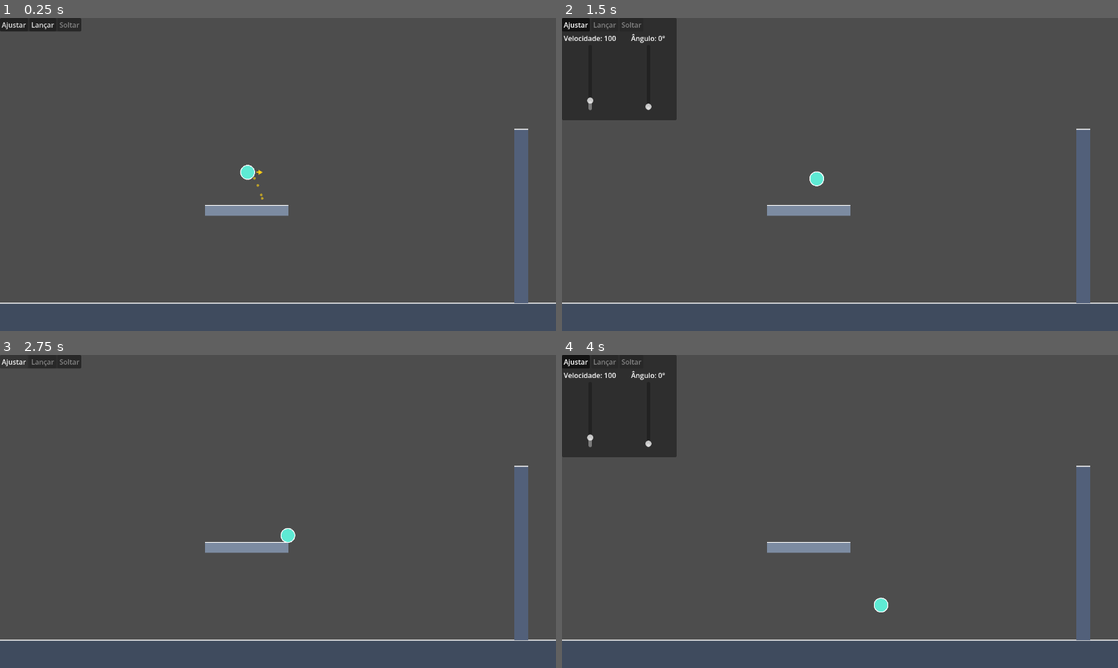
Above: before the commit, frames 1-4 (two rows, left to right).
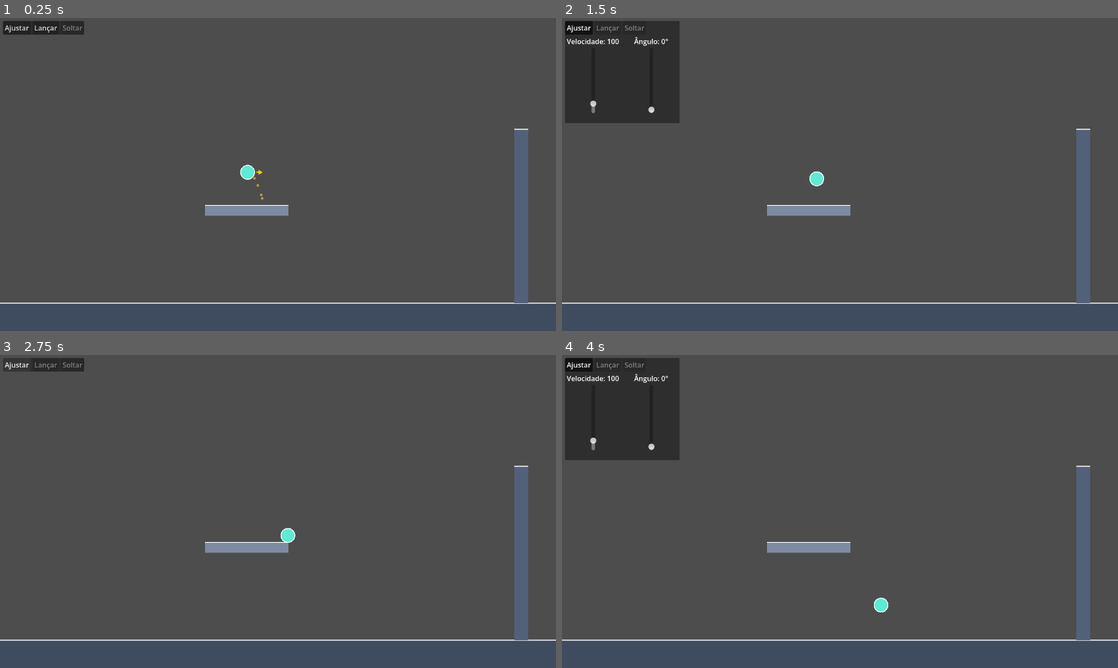
Above: after the commit, the same moments.

Repository: Px1906/Kinema
Game: Godot game, scene res://scenes/levels/surfaces_test.tscn
Same seed, same stepped clock (60 frames per second), same inputs: the game is played once before the commit and once after it.
Inputs (mouse positions are in pixels of both pictures, inside the frame that each line leads up to):
- Up to frame 1 (0.25 s): no input
- Up to frame 2 (1.5 s): click "Ajustar" at 0.5 s; click "Lançar" at 1.25 s
- Up to frame 3 (2.75 s): click "Ajustar" at 2 s
- Up to frame 4 (4 s): click "Ajustar" at 2.75 s; drag from (812, 508) to (1017, 508) at 3.52 s

The runs differ from the first frame. In frame 1, 0.5% of the frame differs, in the area x 0-16%, y 0-6%; in frame 2, 1.2%, in the area x 0-22%, y 0-34%; in frame 3, 0.4%; in frame 4, 1.2%.

Commit message:
fix: refatoração da camera e criação do follow_camera e level_ui

Diff:
--- /dev/null
+++ b/scenes/gameplay/follow_camera.tscn
@@ -0,0 +1,7 @@
+[gd_scene format=3]
+
+[ext_resource type="Script" uid="uid://bmrg2h3darull" path="res://scripts/gameplay/follow_camera.gd" id="1_follow_camera"]
+
+[node name="FollowCamera" type="Camera2D"]
+position_smoothing_enabled = true
+script = ExtResource("1_follow_camera")
--- a/scenes/levels/player_launch_test.tscn
+++ b/scenes/levels/player_launch_test.tscn
@@ -4,26 +4,24 @@
 [ext_resource type="PackedScene" uid="uid://b73wjf3pct1d3" path="res://scenes/entities/player.tscn" id="2_w6s8g"]
 [ext_resource type="PackedScene" path="res://scenes/entities/solid_surface.tscn" id="3_ck7h6"]
 [ext_resource type="Script" uid="uid://dbtiyy8up8knr" path="res://scripts/ui/mouse_control.gd" id="4_11eff"]
-[ext_resource type="PackedScene" path="res://scenes/ui/launch_controls.tscn" id="5_vtfop"]
+[ext_resource type="PackedScene" path="res://scenes/ui/level_ui.tscn" id="21_level_ui"]
 [ext_resource type="PackedScene" uid="uid://dctmaalt3llfa" path="res://scenes/entities/rope.tscn" id="6_w6s8g"]
 [ext_resource type="Script" path="res://scripts/gameplay/launch_input_controller.gd" id="7_launch_input"]
 [ext_resource type="Script" path="res://scripts/ui/trajectory_preview.gd" id="8_trajectory_preview"]
 [ext_resource type="PackedScene" path="res://scenes/zones/goal_zone.tscn" id="8_goal_zone"]
 [ext_resource type="PackedScene" path="res://scenes/ui/attempt_result_panel.tscn" id="9_result_panel"]
-[ext_resource type="Script" path="res://scripts/gameplay/follow_camera.gd" id="20_follow_camera"]
+[ext_resource type="PackedScene" path="res://scenes/gameplay/follow_camera.tscn" id="20_follow_camera"]
 
 [node name="PlayerGravityTest" type="Node2D" node_paths=PackedStringArray("controls", "camera") unique_id=1286642432]
 script = ExtResource("1_level_controller")
 level_bounds = Rect2(0, 0, 1280, 720)
-controls = NodePath("UI/LaunchControlSliders")
+controls = NodePath("UI/LaunchControls")
 camera = NodePath("Camera")
 
 [node name="Player" parent="." unique_id=1362402254 instance=ExtResource("2_w6s8g")]
 position = Vector2(509, 378)
 
-[node name="Camera" type="Camera2D" parent="." node_paths=PackedStringArray("target")]
-position_smoothing_enabled = true
-script = ExtResource("20_follow_camera")
+[node name="Camera" parent="." node_paths=PackedStringArray("target") instance=ExtResource("20_follow_camera")]
 target = NodePath("../Player")
 
 [node name="TrajectoryPreview" type="Node2D" parent="." node_paths=PackedStringArray("player")]
@@ -49,11 +47,9 @@
 launch_controller = NodePath("../LaunchInputController")
 metadata/_custom_type_script = "uid://dbtiyy8up8knr"
 
-[node name="UI" type="CanvasLayer" parent="."]
-
-[node name="LaunchControlSliders" parent="UI" unique_id=525689675 node_paths=PackedStringArray("player", "launch_controller") instance=ExtResource("5_vtfop")]
-player = NodePath("../../Player")
-launch_controller = NodePath("../../LaunchInputController")
+[node name="UI" parent="." node_paths=PackedStringArray("player", "launch_controller") instance=ExtResource("21_level_ui")]
+player = NodePath("../Player")
+launch_controller = NodePath("../LaunchInputController")
 
 [node name="Rope" parent="." unique_id=1561143492 instance=ExtResource("6_w6s8g")]
 position = Vector2(775, 219)
--- a/scenes/levels/surfaces_test.tscn
+++ b/scenes/levels/surfaces_test.tscn
@@ -6,12 +6,12 @@
 [ext_resource type="PackedScene" path="res://scenes/entities/platform_surface.tscn" id="4_platform"]
 [ext_resource type="PackedScene" path="res://scenes/entities/wall_surface.tscn" id="5_wall"]
 [ext_resource type="Script" uid="uid://bbox2e5hvj7e5" path="res://scripts/gameplay/launch_input_controller.gd" id="6_launch_input"]
-[ext_resource type="PackedScene" path="res://scenes/ui/launch_controls.tscn" id="6_pl03t"]
+[ext_resource type="PackedScene" path="res://scenes/ui/level_ui.tscn" id="21_level_ui"]
 [ext_resource type="Script" uid="uid://dbtiyy8up8knr" path="res://scripts/ui/mouse_control.gd" id="7_t8nq2"]
 [ext_resource type="Script" path="res://scripts/ui/trajectory_preview.gd" id="8_trajectory_preview"]
 [ext_resource type="PackedScene" path="res://scenes/zones/goal_zone.tscn" id="8_goal_zone"]
 [ext_resource type="PackedScene" path="res://scenes/ui/attempt_result_panel.tscn" id="9_result_panel"]
-[ext_resource type="Script" path="res://scripts/gameplay/follow_camera.gd" id="20_follow_camera"]
+[ext_resource type="PackedScene" path="res://scenes/gameplay/follow_camera.tscn" id="20_follow_camera"]
 
 [node name="SurfacesTest" type="Node2D" node_paths=PackedStringArray("controls", "camera") unique_id=1894958845]
 script = ExtResource("1_level_controller")
@@ -22,9 +22,7 @@
 [node name="Player" parent="." unique_id=2079266309 instance=ExtResource("2_player")]
 position = Vector2(570, 355)
 
-[node name="Camera" type="Camera2D" parent="." node_paths=PackedStringArray("target")]
-position_smoothing_enabled = true
-script = ExtResource("20_follow_camera")
+[node name="Camera" parent="." node_paths=PackedStringArray("target") instance=ExtResource("20_follow_camera")]
 target = NodePath("../Player")
 
 [node name="TrajectoryPreview" type="Node2D" parent="." node_paths=PackedStringArray("player")]
@@ -49,11 +47,9 @@
 [node name="WallSurface" parent="." unique_id=1670152353 instance=ExtResource("5_wall")]
 position = Vector2(1200, 456)
 
-[node name="UI" type="CanvasLayer" parent="."]
-
-[node name="LaunchControls" parent="UI" unique_id=2060249671 node_paths=PackedStringArray("player", "launch_controller") instance=ExtResource("6_pl03t")]
-player = NodePath("../../Player")
-launch_controller = NodePath("../../LaunchInputController")
+[node name="UI" parent="." node_paths=PackedStringArray("player", "launch_controller") instance=ExtResource("21_level_ui")]
+player = NodePath("../Player")
+launch_controller = NodePath("../LaunchInputController")
 
 [node name="MouseControl" type="Control" parent="." unique_id=1992962905 node_paths=PackedStringArray("player", "launch_controller")]
 layout_mode = 3
--- a/scenes/levels/teste_cenario.tscn
+++ b/scenes/levels/teste_cenario.tscn
@@ -3,7 +3,7 @@
 [ext_resource type="Script" uid="uid://bhnkoep086j3v" path="res://scripts/levels/level_controller.gd" id="1_level_controller"]
 [ext_resource type="PackedScene" uid="uid://b73wjf3pct1d3" path="res://scenes/entities/player.tscn" id="2_xhx2m"]
 [ext_resource type="Script" uid="uid://dbtiyy8up8knr" path="res://scripts/ui/mouse_control.gd" id="4_afiys"]
-[ext_resource type="PackedScene" path="res://scenes/ui/launch_controls.tscn" id="5_77htc"]
+[ext_resource type="PackedScene" path="res://scenes/ui/level_ui.tscn" id="21_level_ui"]
 [ext_resource type="PackedScene" uid="uid://dctmaalt3llfa" path="res://scenes/entities/rope.tscn" id="6_rtdc3"]
 [ext_resource type="PackedScene" uid="uid://ch6ftsma1waaq" path="res://scenes/entities/floor_surface.tscn" id="6_xhx2m"]
 [ext_resource type="PackedScene" path="res://scenes/entities/wall_surface.tscn" id="7_5ta8y"]
@@ -12,21 +12,19 @@
 [ext_resource type="PackedScene" path="res://scenes/zones/goal_zone.tscn" id="9_goal_zone"]
 [ext_resource type="Script" uid="uid://bikg4qq6euwlh" path="res://scripts/ui/trajectory_preview.gd" id="9_trajectory_preview"]
 [ext_resource type="PackedScene" path="res://scenes/ui/attempt_result_panel.tscn" id="10_result_panel"]
-[ext_resource type="Script" uid="uid://bmrg2h3darull" path="res://scripts/gameplay/follow_camera.gd" id="20_follow_camera"]
+[ext_resource type="PackedScene" path="res://scenes/gameplay/follow_camera.tscn" id="20_follow_camera"]
 
 [node name="PlayerGravityTest" type="Node2D" unique_id=1286642432 node_paths=PackedStringArray("controls", "camera")]
 script = ExtResource("1_level_controller")
 level_bounds = Rect2(0, 0, 1280, 720)
-controls = NodePath("UI/LaunchControlSliders")
+controls = NodePath("UI/LaunchControls")
 camera = NodePath("Camera")
 
 [node name="Player" parent="." unique_id=1362402254 instance=ExtResource("2_xhx2m")]
 position = Vector2(137, 471)
 fator_velocidade_lancamento = 1.5
 
-[node name="Camera" type="Camera2D" parent="." unique_id=970045497 node_paths=PackedStringArray("target")]
-position_smoothing_enabled = true
-script = ExtResource("20_follow_camera")
+[node name="Camera" parent="." unique_id=970045497 node_paths=PackedStringArray("target") instance=ExtResource("20_follow_camera")]
 target = NodePath("../Player")
 
 [node name="TrajectoryPreview" type="Node2D" parent="." unique_id=1405236732 node_paths=PackedStringArray("player")]
@@ -51,13 +49,9 @@
 metadata/_custom_type_script = "uid://dbtiyy8up8knr"
 metadata/_edit_use_anchors_ = true
 
-[node name="UI" type="CanvasLayer" parent="." unique_id=425627]
-
-[node name="LaunchControlSliders" parent="UI" unique_id=525689675 node_paths=PackedStringArray("player", "launch_controller") instance=ExtResource("5_77htc")]
-offset_left = 7.0
-offset_top = 7.0
-player = NodePath("../../Player")
-launch_controller = NodePath("../../LaunchInputController")
+[node name="UI" parent="." unique_id=425627 node_paths=PackedStringArray("player", "launch_controller") instance=ExtResource("21_level_ui")]
+player = NodePath("../Player")
+launch_controller = NodePath("../LaunchInputController")
 
 [node name="Rope" parent="." unique_id=1561143492 instance=ExtResource("6_rtdc3")]
 position = Vector2(541, 354)
--- /dev/null
+++ b/scenes/ui/level_ui.tscn
@@ -0,0 +1,12 @@
+[gd_scene format=3]
+
+[ext_resource type="Script" path="res://scripts/ui/level_ui.gd" id="1_level_ui"]
+[ext_resource type="PackedScene" path="res://scenes/ui/launch_controls.tscn" id="2_launch_controls"]
+
+[node name="LevelUI" type="CanvasLayer" node_paths=PackedStringArray("controls")]
+script = ExtResource("1_level_ui")
+controls = NodePath("LaunchControls")
+
+[node name="LaunchControls" parent="." instance=ExtResource("2_launch_controls")]
+offset_left = 7.0
+offset_top = 7.0
--- /dev/null
+++ b/scripts/ui/level_ui.gd
@@ -0,0 +1,19 @@
+class_name LevelUI
+extends CanvasLayer
+## Camada de UI da fase: fica por cima do jogo e não se move com a câmera.
+## A fase instancia esta cena e atribui player e launch_controller uma vez só;
+## esta camada repassa as referências para os controles antes do _ready deles.
+
+@export var player: Player
+@export var launch_controller: LaunchInputController
+@export var controls: LaunchControls
+
+
+func _enter_tree() -> void:
+	# _enter_tree roda antes do _ready dos filhos, que já precisam das referências.
+	if controls == null:
+		push_warning("LevelUI: assign the 'Controls' property in the Inspector.")
+		return
+
+	controls.player = player
+	controls.launch_controller = launch_controller
Not shown, added: scripts/ui/level_ui.gd.uid
